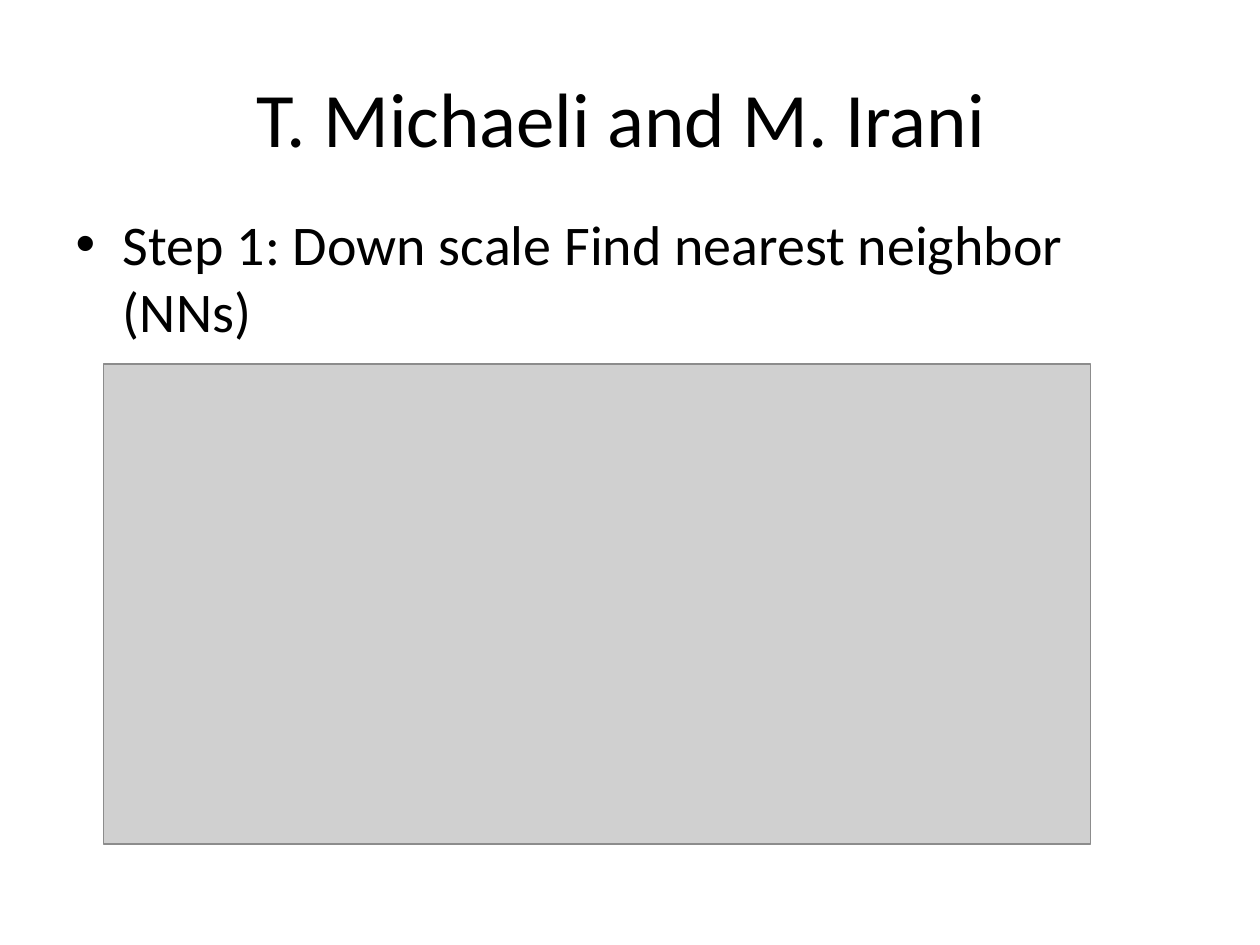
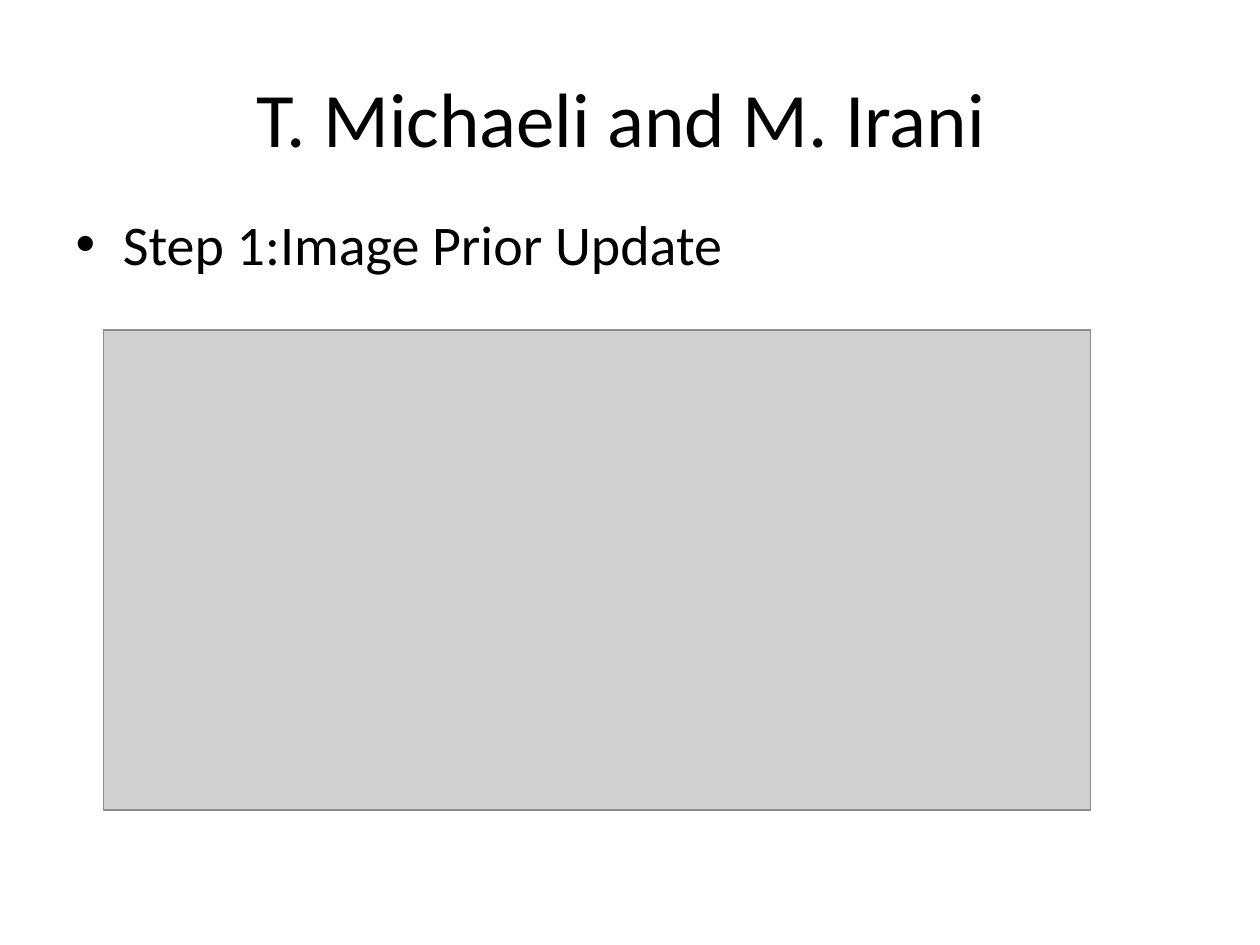
Before and after one commit to georgehwong/ECE590-03IMG, a slide deck: slide 5 of Paper_Presentation_pdf/presentation/ECE 590_Team 3_Presentation_final.pptx. Drawn at 1260x945 pixels with LibreOffice and Linux fonts; fonts in the diff are those of the drawing; grey boxes stand for pictures. Boxes give left, top, right and bottom in pixels: in the first picture for what was removed or moved away, otherwise in the second. Text is boxed around its words. In the diff, an @@ line names an element or a change of style, - is before the commit and + after.

```diff
--- a/Paper_Presentation_pdf/presentation/ECE 590_Team 3_Presentation_final.pptx
+++ b/Paper_Presentation_pdf/presentation/ECE 590_Team 3_Presentation_final.pptx
@@ text at <box>123,226,722,275</box>: text changed @@
-• Step 1: Down scale Find nearest neighbor (NNs)
+• Step 1:Image Prior Update
@@ picture: place and size @@
-picture at <box>103,364,1091,844</box>
+picture at <box>103,330,1091,810</box>
```
Also in this commit, not shown: 1 other slide changed.
